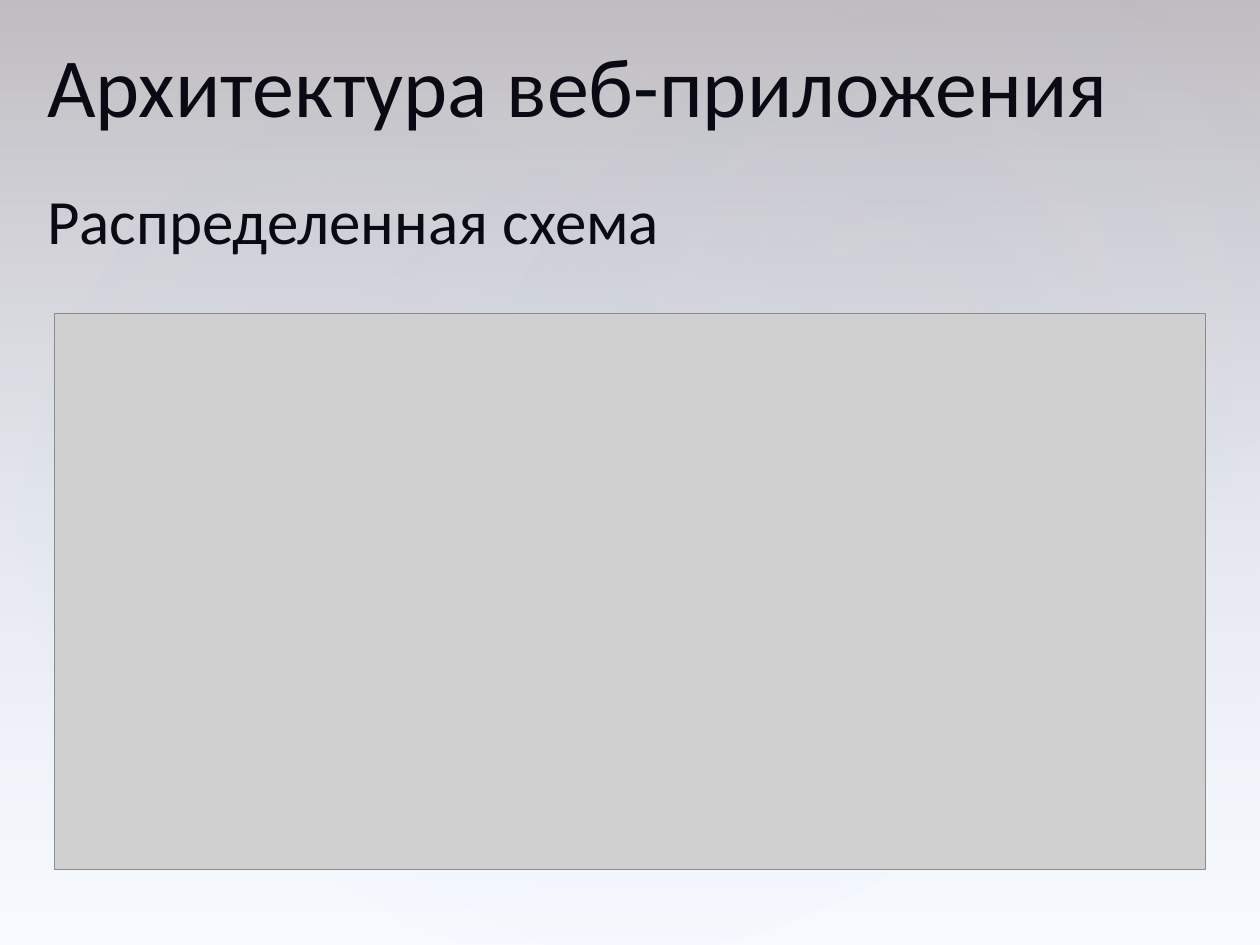
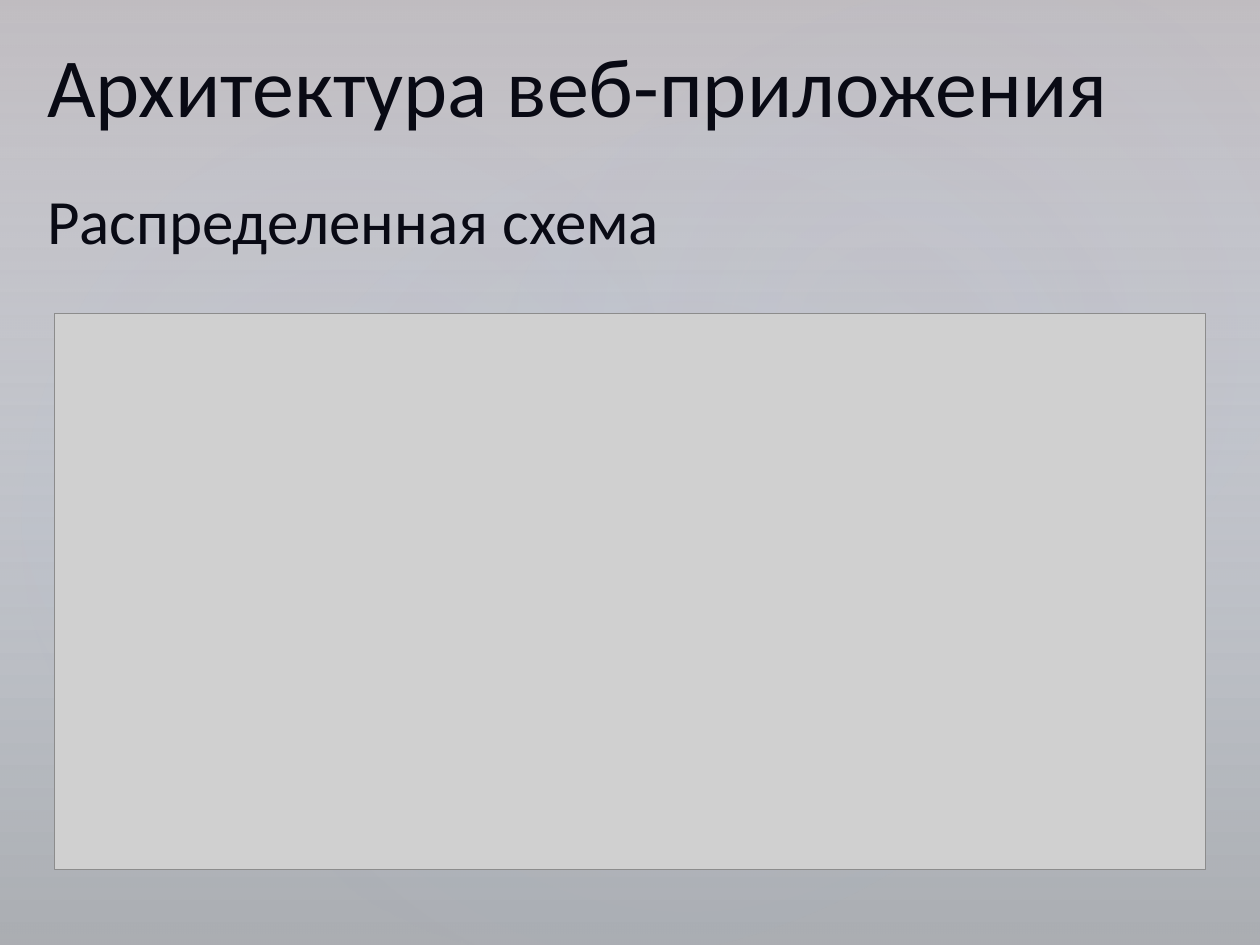
Before and after one commit to serpikovs/in40, a slide deck: slide 11 of !docs/common.pptx (slide 17 before the commit). Drawn at 1260x945 pixels with LibreOffice and Linux fonts; fonts in the diff are those of the drawing; grey boxes stand for pictures. Boxes give left, top, right and bottom in pixels: in the first picture for what was removed or moved away, otherwise in the second. Text is boxed around its words. In the diff, an @@ line names an element or a change of style, - is before the commit and + after.

```diff
--- a/!docs/common.pptx
+++ b/!docs/common.pptx
@@ background #FFFFFF to gradient #FFFFFF to #ABABAB @@
```
Also in this commit, not shown: 20 other slides changed, 1 slide added, 7 slides removed.
